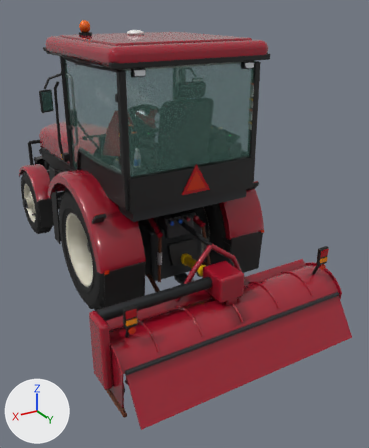
The glTF model tools/tractor/tractor_yt.glb: old version first, new version second.
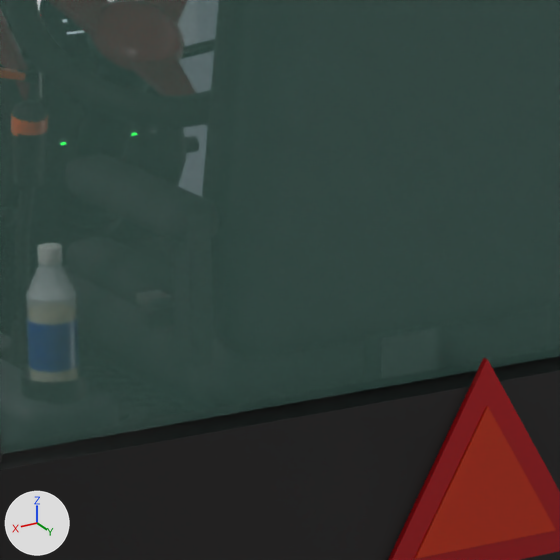
Each version is shown whole from a camera (50 mm lens) standing at (2.298, 4.497, 2.919) and looking at (-0.409, -0.014, 0.664), then close up on the part from 35% to 56% of the width and 26% to 43% of the height. The lights are fixed; the arrows at lower left show +X, +Y and +Z. The older version's two pictures come first. Where no turn or scale is listed for an object, it has been applied to the vertices. Vertices at exactly the same position are counted once.

In view in the first close-up: 'Body', 'Glass'.
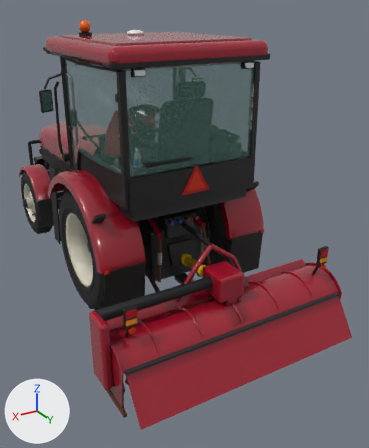
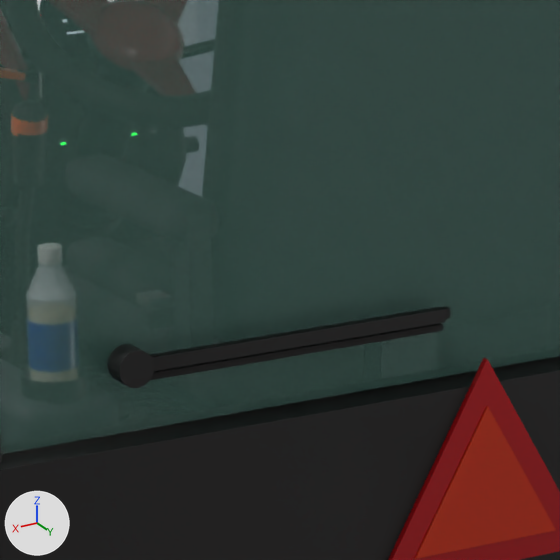
What differs and where, as boxes [x1, y1, x2, y2] in the close-ups (560 x 560 px):
'Body', reshaped: before [0, 356, 560, 560]; after [0, 306, 560, 560]
part 1 of me_body, added: after [107, 344, 155, 388]
part 2 of me_body, added: after [443, 306, 450, 319]
part 3 of me_body, added: after [150, 307, 446, 371]
part 4 of me_body, added: after [150, 323, 443, 380]

What the commit changed:
me_body is used by ob_body; location (0.0, 0.0, 0.0).
me_body had 15139 vertices, 28962 faces and spanned x -0.93..0.93, y -3.17..0.88, z 0.3..2.78.
me_body now has 15231 vertices, 29130 faces and spans x -0.93..0.93, y -3.17..0.88, z 0.3..2.78.
me_body part 1: a new loose piece, a 16-sided cylinder along y spanning x 0.438..0.482, y 0.834..0.864, z 1.678..1.722, in mat_black.
me_body part 2: a new loose piece of 20 vertices spanning x 0.04..0.46, y 0.84..0.85, z 1.69..1.71, in mat_black.
me_body part 3: a new loose piece of 20 vertices spanning x 0.05..0.45, y 0.84..0.86, z 1.69..1.71, in mat_black.
me_body part 4: a new loose piece of 20 vertices spanning x 0.05..0.45, y 0.84..0.85, z 1.68..1.69, in mat_rubber_mat.
me_body gains material mat_rubber_mat.
